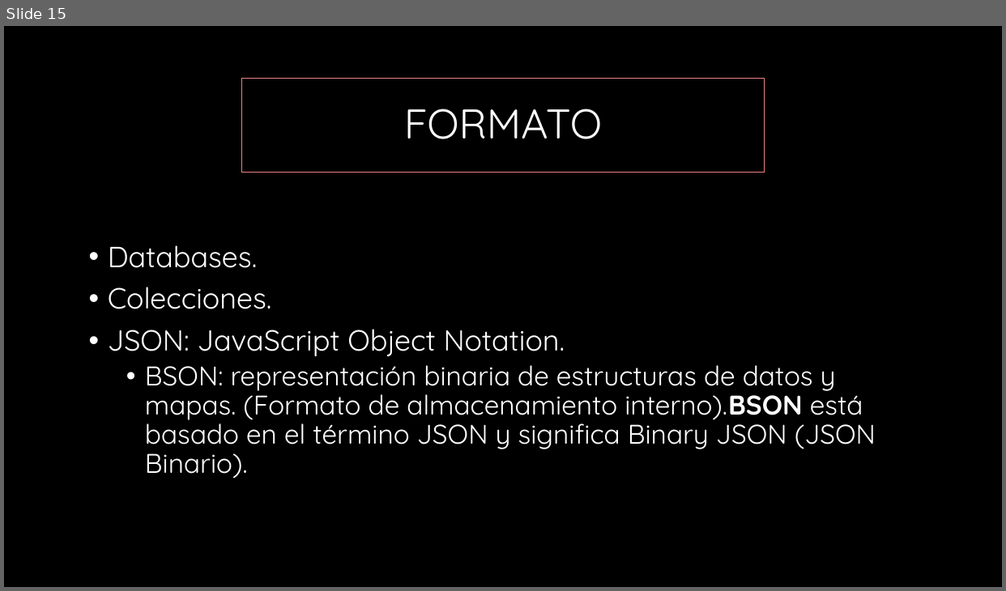
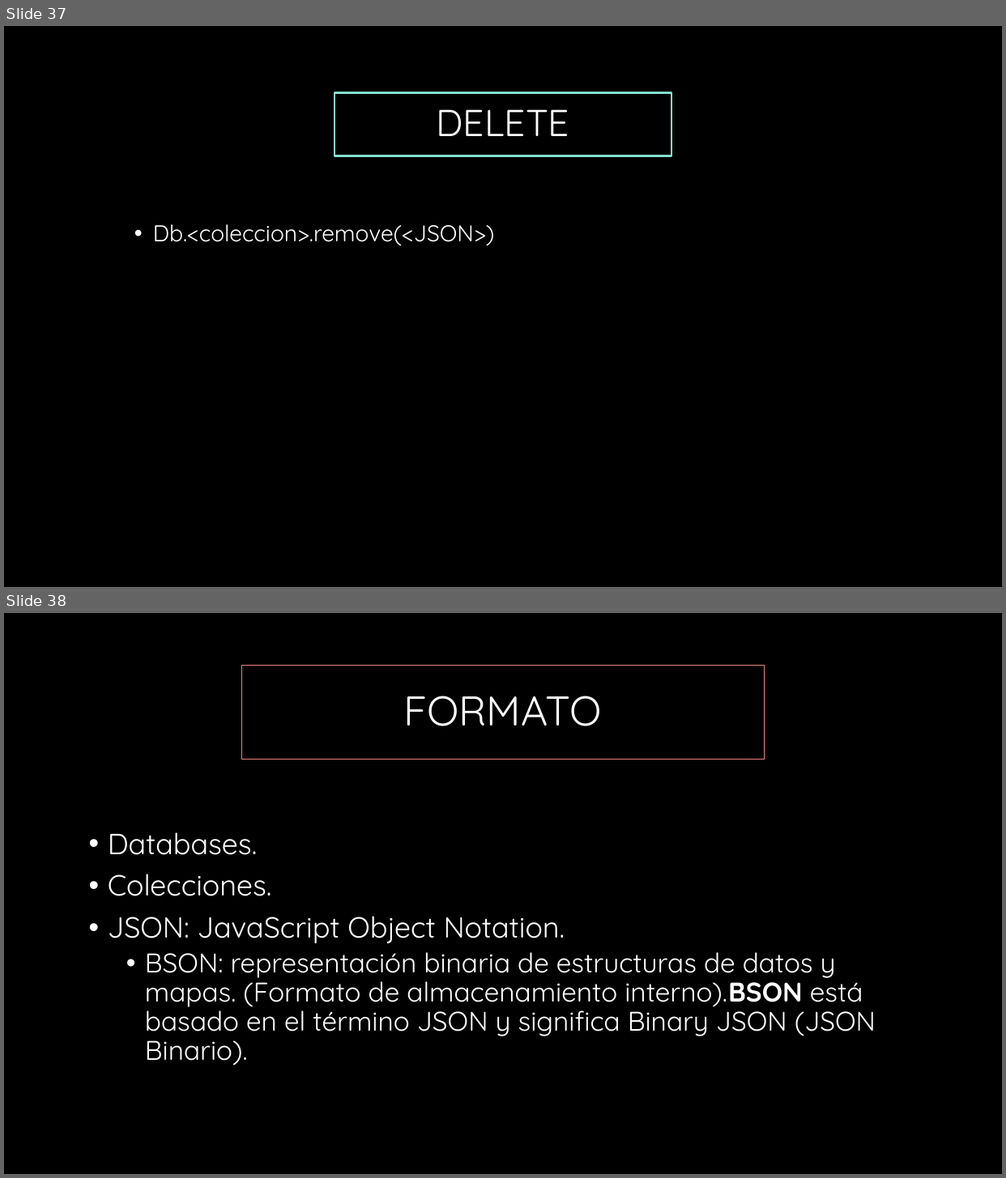
Before and after one commit to adchavesm/Curso-MongoDB, a slide deck: Introduccion a NoSql-Mongodb.pptx. Shown one above the other, each under a label of ours: slide 15 before the commit, slides 37 and 38 after it. The pictures are 1006x591 and 1006x1178 pixels, drawn with LibreOffice and Linux fonts; fonts in the diff are those of the drawing; background and template pictures are left out. Boxes give left, top, right and bottom in pixels: in the first picture for what was removed or moved away, otherwise in the second. Text is boxed around its words. In the diff, an @@ line names an element or a change of style, - is before the commit and + after.

```diff
--- a/Introduccion a NoSql-Mongodb.pptx
+++ b/Introduccion a NoSql-Mongodb.pptx
@@ slide 37 added at box(4, 26, 1002, 587), background #000000 @@
@@ title added at box(335, 92, 671, 156), outline #82E0CD 2.25 pt, 36 pt, text #FFFFFF @@
+DELETE
@@ text added at box(153, 224, 495, 246), 22 pt, text #FFFFFF @@
+• Db.<coleccion>.remove(<JSON>)
@@ what was slide 15 is now slide 38 @@
```
Also in this commit, not shown: 1 slide changed, 21 other slides added, 1 slide removed, 2 other files.
